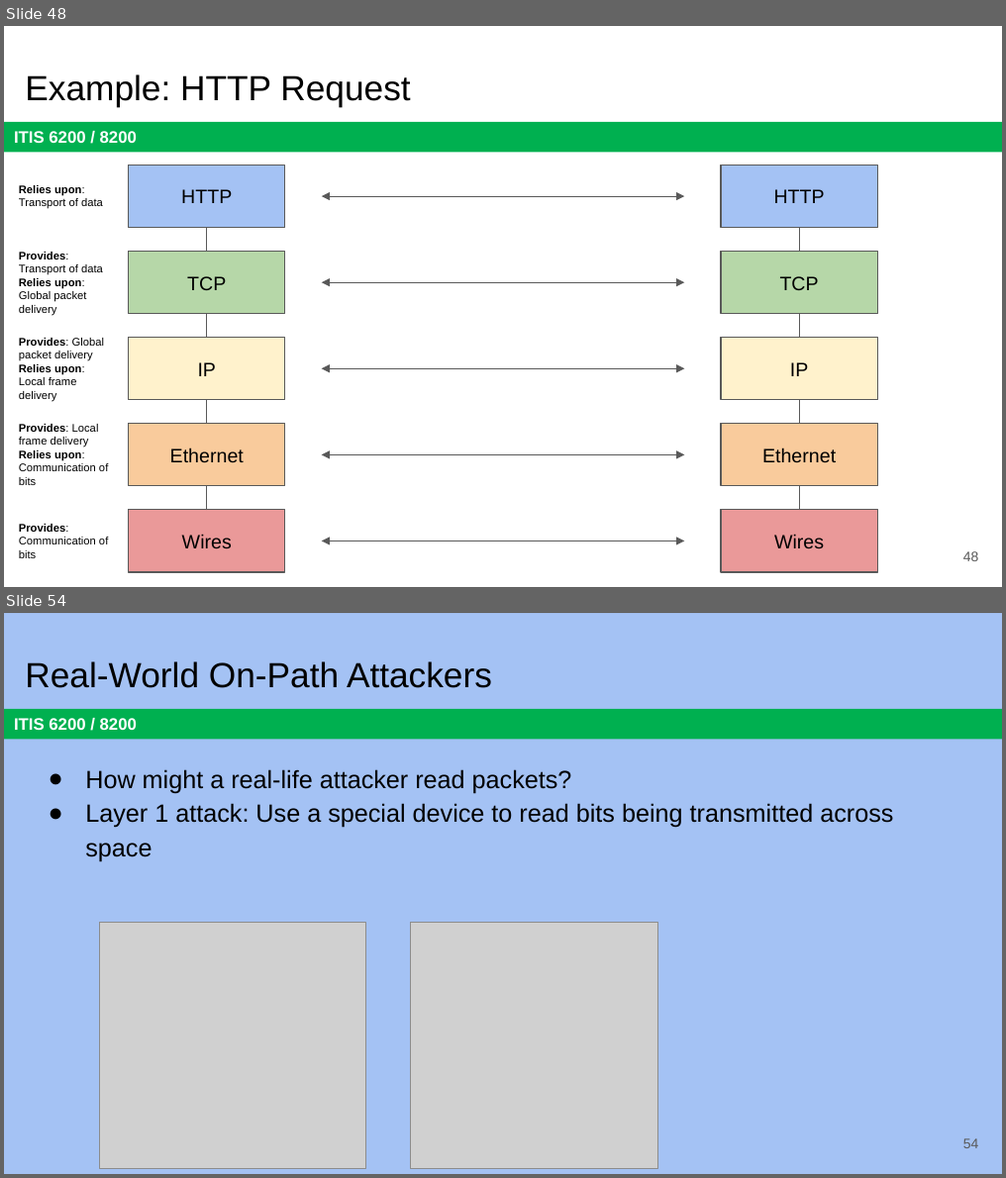
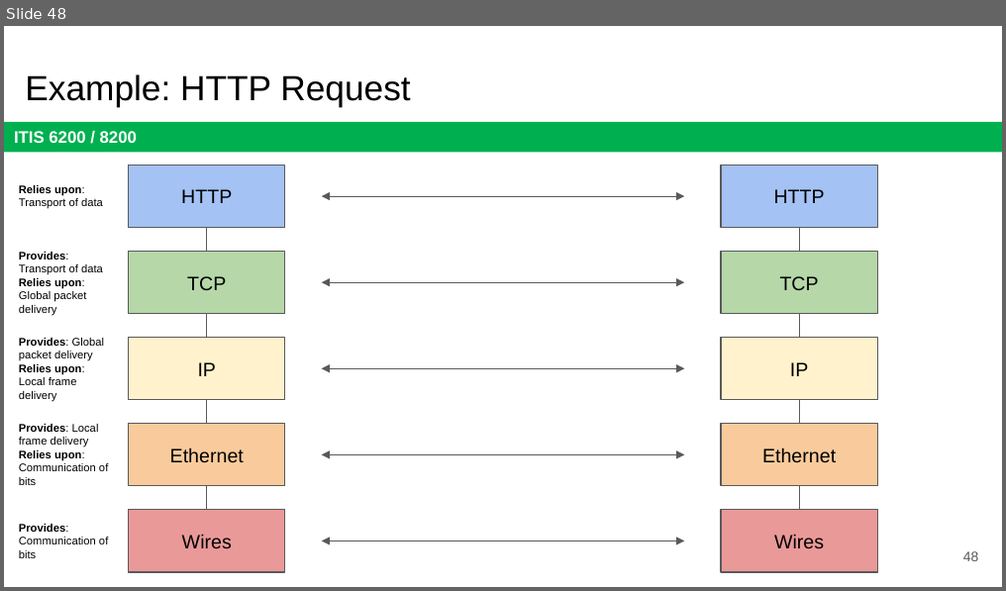
Before and after one commit to jx5c/github.io, a slide deck: teaching/ITIS6200/2023fa/lectures/lec14.pptx. Shown one above the other, each under a label of ours: slides 48 and 54 before the commit, slide 48 after it; the slides between them are not shown. The pictures are 1006x1178 and 1006x591 pixels, drawn with LibreOffice and Linux fonts; fonts in the diff are those of the drawing; grey boxes stand for pictures. Boxes give left, top, right and bottom in pixels: in the first picture for what was removed or moved away, otherwise in the second. Text is boxed around its words. In the diff, an @@ line names an element or a change of style, - is before the commit and + after.

```diff
--- a/teaching/ITIS6200/2023fa/lectures/lec14.pptx
+++ b/teaching/ITIS6200/2023fa/lectures/lec14.pptx
@@ slide 54 removed at [4, 613, 1002, 1174], background #A4C2F4; not listed: 1 template element that a slide beside it also shows @@
@@ title removed at [25, 662, 492, 688] @@
-Real-World On-Path Attackers
@@ text removed at [85, 769, 893, 862] @@
-● How might a real-life attacker read packets?
-● Layer 1 attack: Use a special device to read bits being transmitted across space
@@ picture removed at [100, 922, 366, 1168] @@
@@ picture removed at [410, 922, 656, 1168] @@
@@ page number removed at [963, 1139, 979, 1149] @@
-54
```
Also in this commit, not shown: 1 slide changed, 23 other slides removed, 8 other files.
